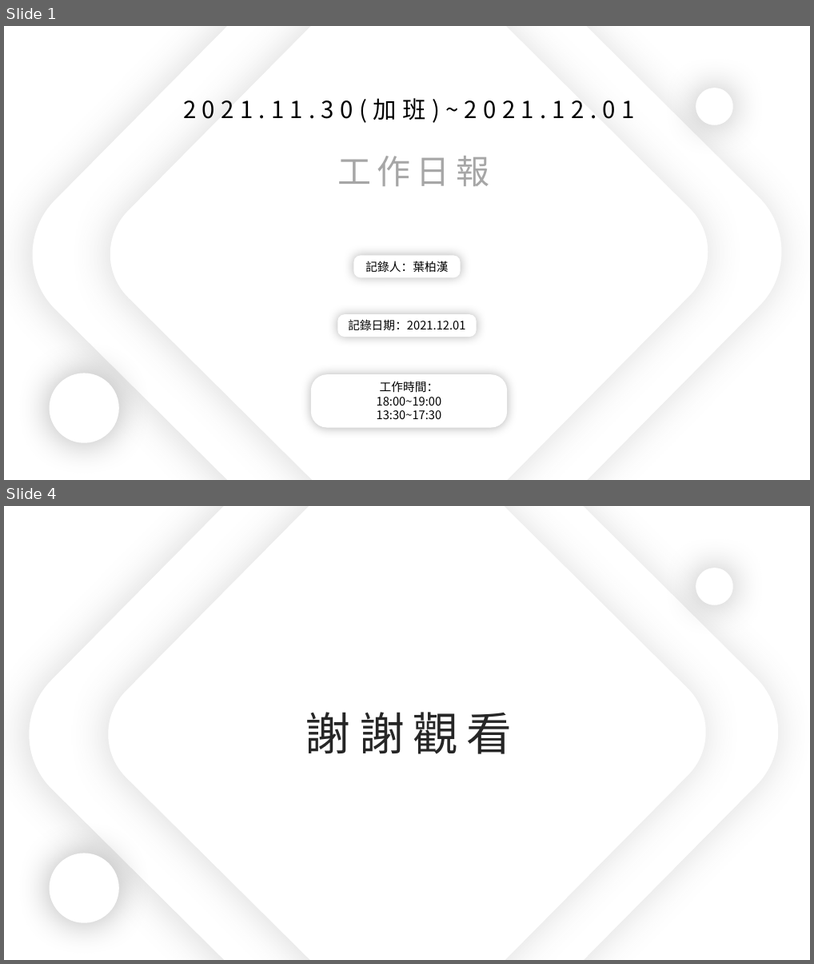
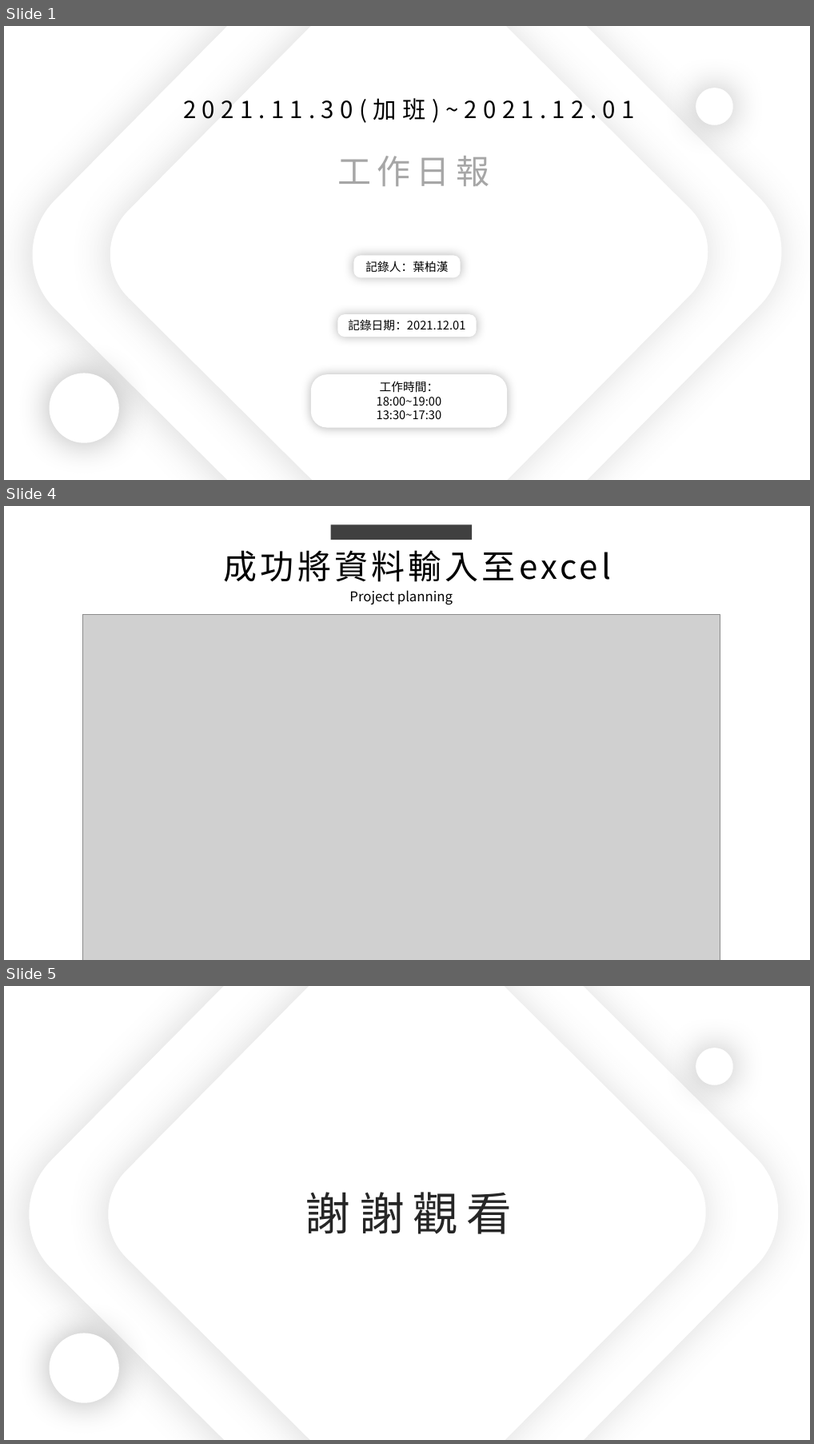
Before and after one commit to ZheHong1021/ExcelSystem, a slide deck: 工作日報_葉柏漢/2021.12/2021.11.30(加班)_2021.12.01工作日報_葉柏漢.pptx. Shown one above the other, each under a label of ours: slides 1 and 4 before the commit, slides 1, 4 and 5 after it; the slides between them are not shown. The pictures are 814x964 and 814x1444 pixels, drawn with LibreOffice and Linux fonts; fonts in the diff are those of the drawing; grey boxes stand for pictures. Boxes give left, top, right and bottom in pixels: in the first picture for what was removed or moved away, otherwise in the second. Text is boxed around its words. In the diff, an @@ line names an element or a change of style, - is before the commit and + after.

```diff
--- a/工作日報_葉柏漢/2021.12/2021.11.30(加班)_2021.12.01工作日報_葉柏漢.pptx
+++ b/工作日報_葉柏漢/2021.12/2021.11.30(加班)_2021.12.01工作日報_葉柏漢.pptx
@@ slide 4 added at [4, 506, 810, 960], background #FFFFFF @@
@@ rectangle added at [331, 524, 472, 540], fill #404040 @@
@@ text added at [224, 550, 611, 582], 40 pt, text #000000 @@
+成功將資料輸入至excel
@@ text added at [350, 590, 453, 604], 16 pt, text #000000 @@
+Project planning
@@ picture added at [82, 614, 720, 960] @@
@@ what was slide 4 is now slide 5 @@
```
Also in this commit, not shown: 1 slide changed, 1 other slide added, 1 slide removed, 6 other files.
